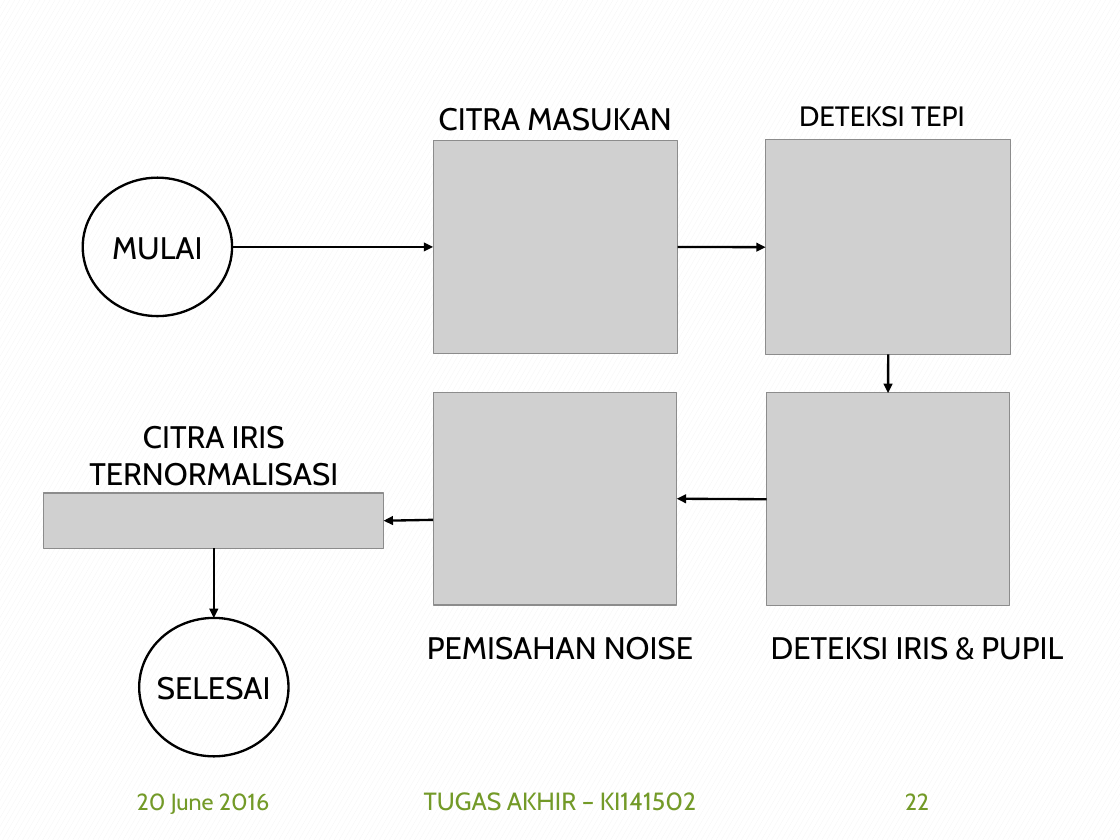
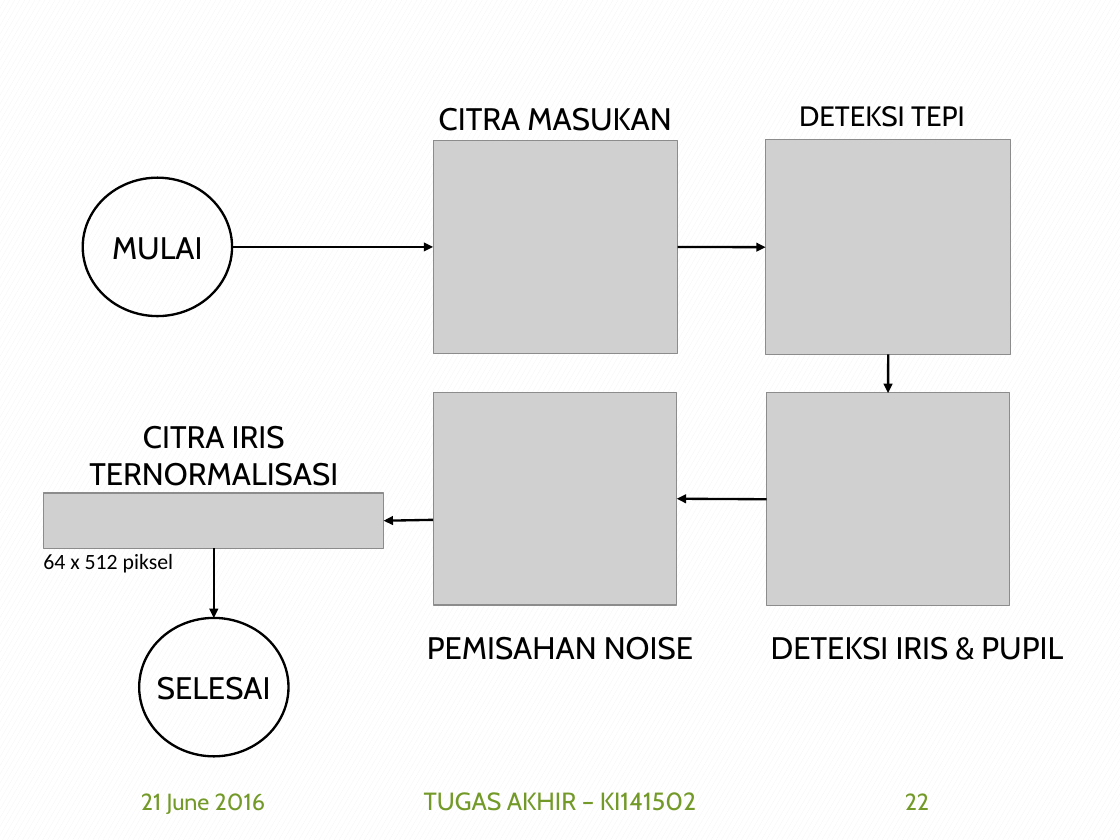
Before and after one commit to afdhalbasith/TA, a slide deck: slide 22 of SiapSidang/5112100153_Afdhal B.pptx. Drawn at 1120x840 pixels with LibreOffice and Linux fonts; fonts in the diff are those of the drawing; grey boxes stand for pictures; background and template pictures are left out. Boxes give left, top, right and bottom in pixels: in the first picture for what was removed or moved away, otherwise in the second. Text is boxed around its words. In the diff, an @@ line names an element or a change of style, - is before the commit and + after.

```diff
--- a/SiapSidang/5112100153_Afdhal B.pptx
+++ b/SiapSidang/5112100153_Afdhal B.pptx
@@ text added at [43, 554, 174, 573], 14 pt, text #000000 @@
+64 x 512 piksel
@@ text at [141, 793, 265, 814]: text changed @@
-20 June 2016
+21 June 2016
```
Also in this commit, not shown: 86 other slides changed, 14 slides removed.
